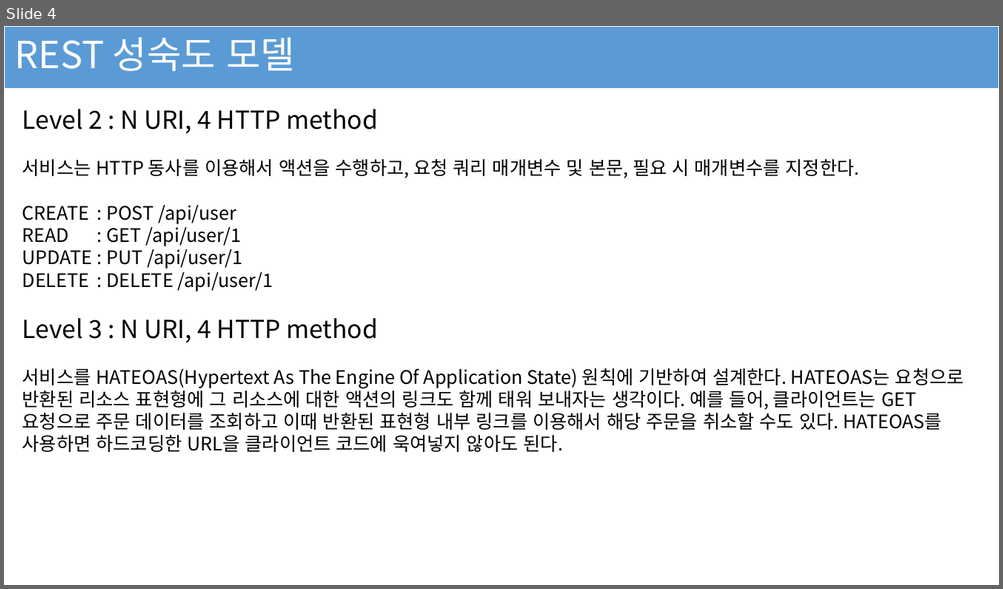
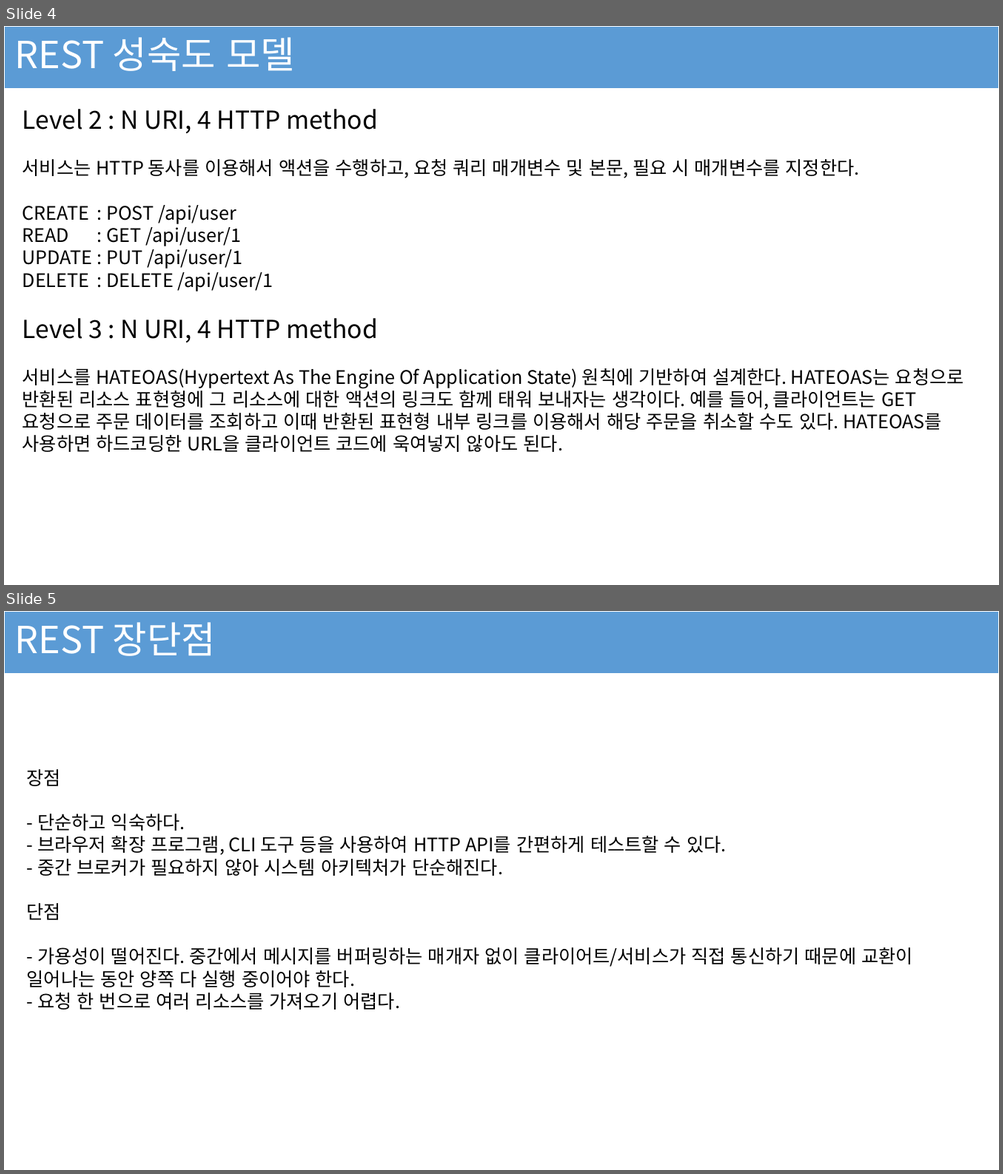
Before and after one commit to ghjk0498/SimpleSpringREST, a slide deck: REST API, Spring Framework.pptx. Shown one above the other, each under a label of ours: slide 4 before the commit, slides 4 and 5 after it. The pictures are 1003x589 and 1003x1174 pixels, drawn with LibreOffice and Linux fonts; fonts in the diff are those of the drawing. Boxes give left, top, right and bottom in pixels: in the first picture for what was removed or moved away, otherwise in the second. Text is boxed around its words. In the diff, an @@ line names an element or a change of style, - is before the commit and + after.

```diff
--- a/REST API, Spring Framework.pptx
+++ b/REST API, Spring Framework.pptx
@@ slide 5 added at (4, 611, 999, 1170), background #FFFFFF @@
@@ rectangle added at (4, 611, 999, 674), fill #5B9BD5, outline #FFFFFF 1 pt @@
@@ text added at (15, 622, 216, 656), 36 pt, text #FFFFFF @@
+REST 장단점
@@ text added at (27, 769, 913, 1010), 18 pt, text #000000 @@
+장점
+- 단순하고 익숙하다.
+- 브라우저 확장 프로그램, CLI 도구 등을 사용하여 HTTP API를 간편하게 테스트할 수 있다.
+- 중간 브로커가 필요하지 않아 시스템 아키텍처가 단순해진다.
+단점
+- 가용성이 떨어진다. 중간에서 메시지를 버퍼링하는 매개자 없이 클라이어트/서비스가 직접 통신하기 때문에 교환이 일어나는 동안 양쪽 다 실행 중이어야 한다.
+- 요청 한 번으로 여러 리소스를 가져오기 어렵다.
```
Also in this commit, not shown: 1 other slide added.
